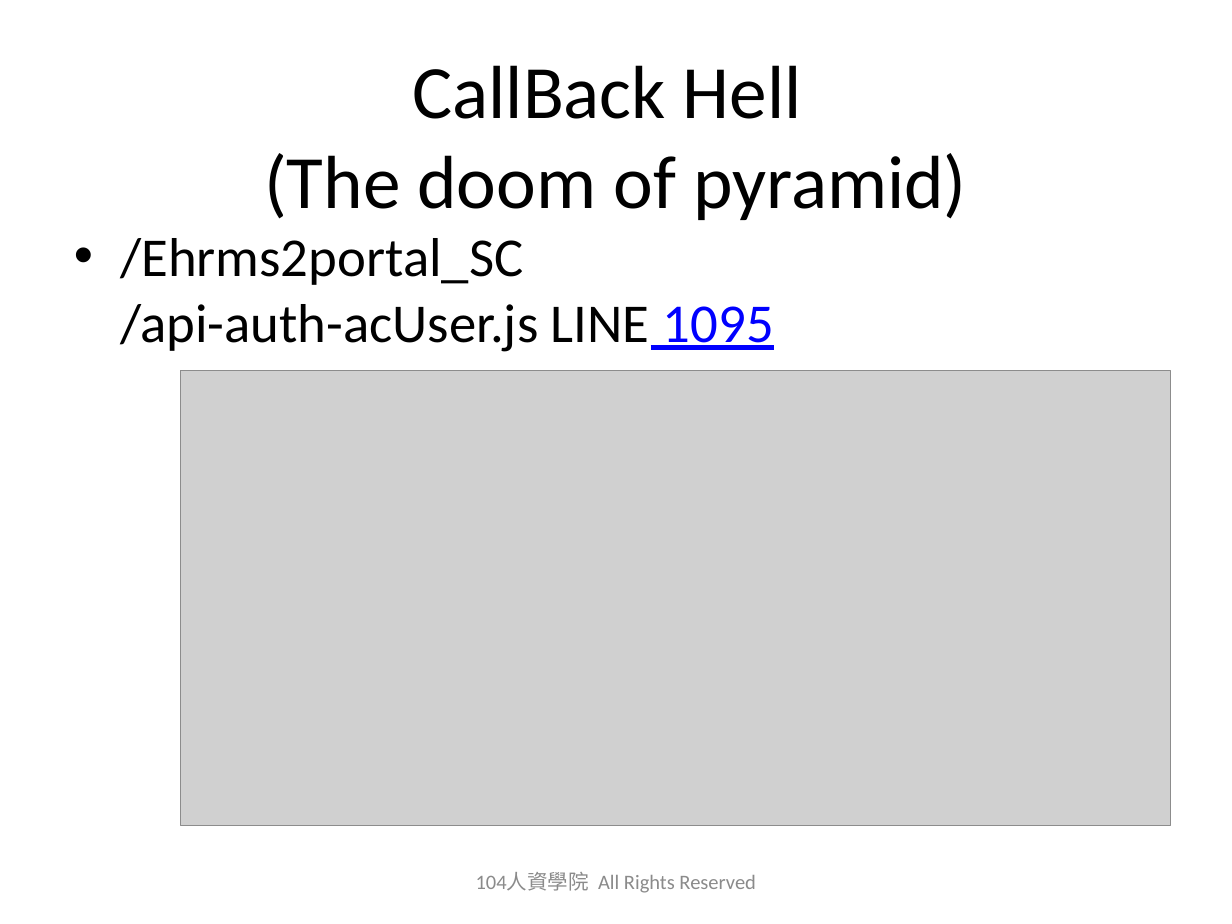
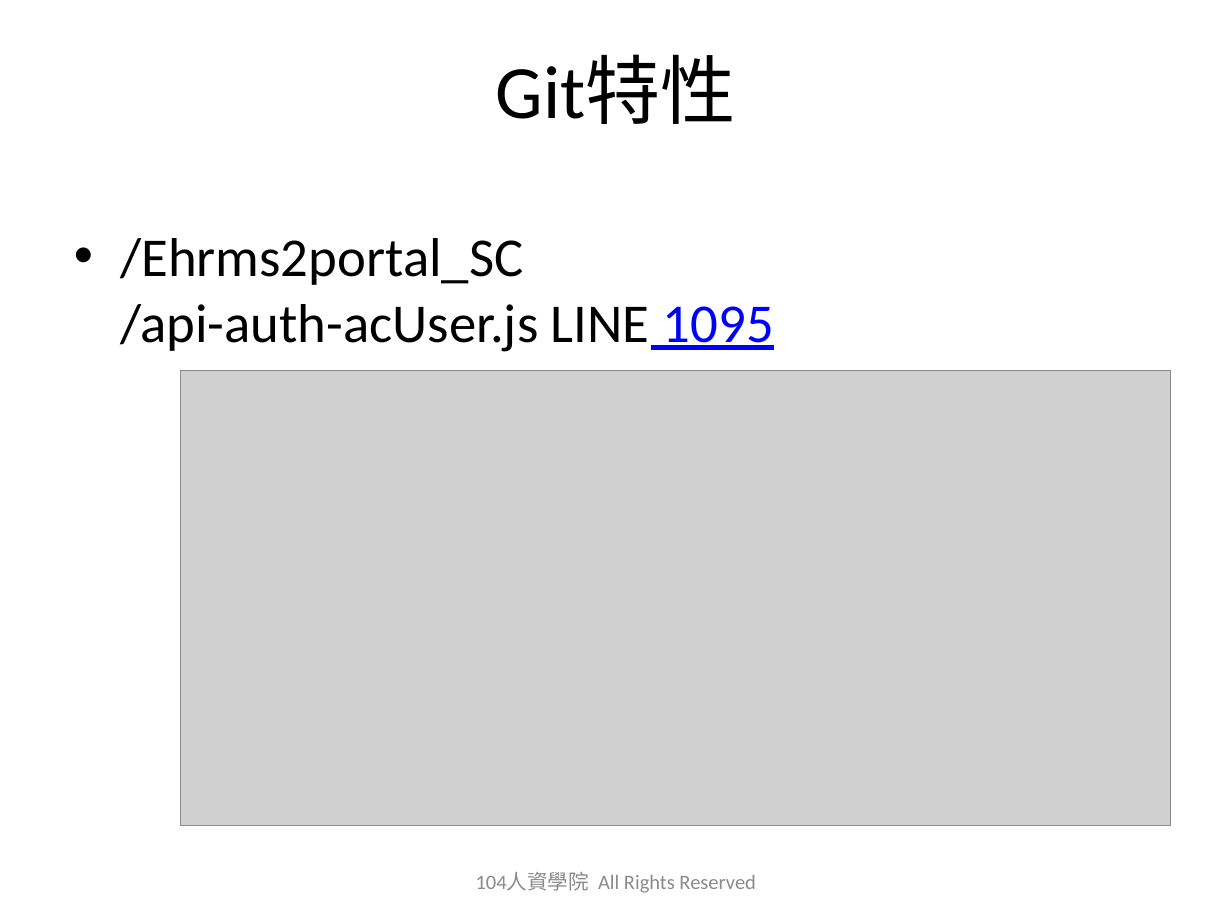
Before and after one commit to austinwang104/playGit, a slide deck: slide 3 of 2019_0627_Git_Share_HA.pptx. Drawn at 1232x924 pixels with LibreOffice and Linux fonts; fonts in the diff are those of the drawing; grey boxes stand for pictures; background and template pictures are left out. Boxes give left, top, right and bottom in pixels: in the first picture for what was removed or moved away, otherwise in the second. Text is boxed around its words. In the diff, an @@ line names an element or a change of style, - is before the commit and + after.

```diff
--- a/2019_0627_Git_Share_HA.pptx
+++ b/2019_0627_Git_Share_HA.pptx
@@ title at <box>496,56,737,124</box>: text changed @@
-CallBack Hell
-(The doom of pyramid)
+Git特性
```
Also in this commit, not shown: 1 other slide changed, 1 other file.
